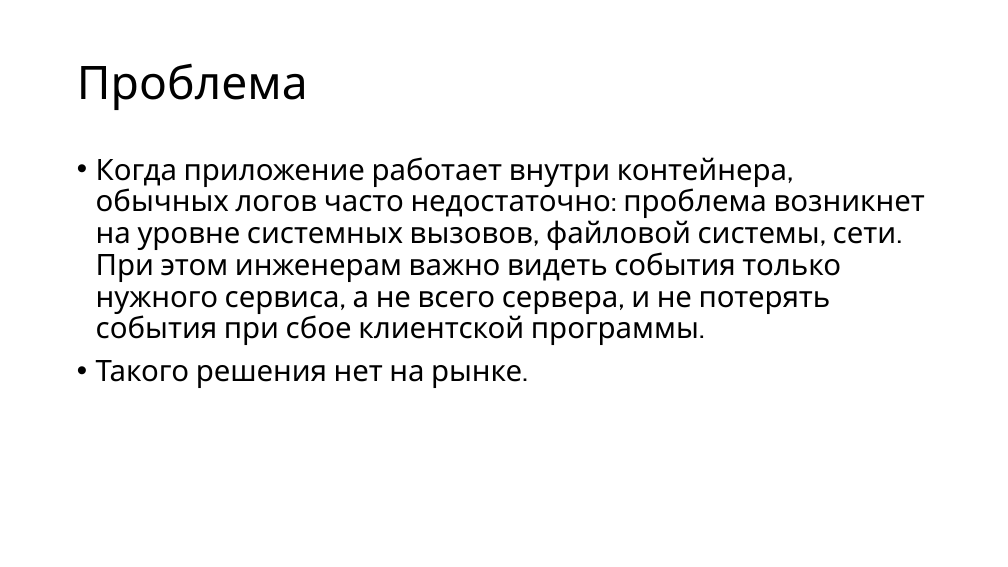
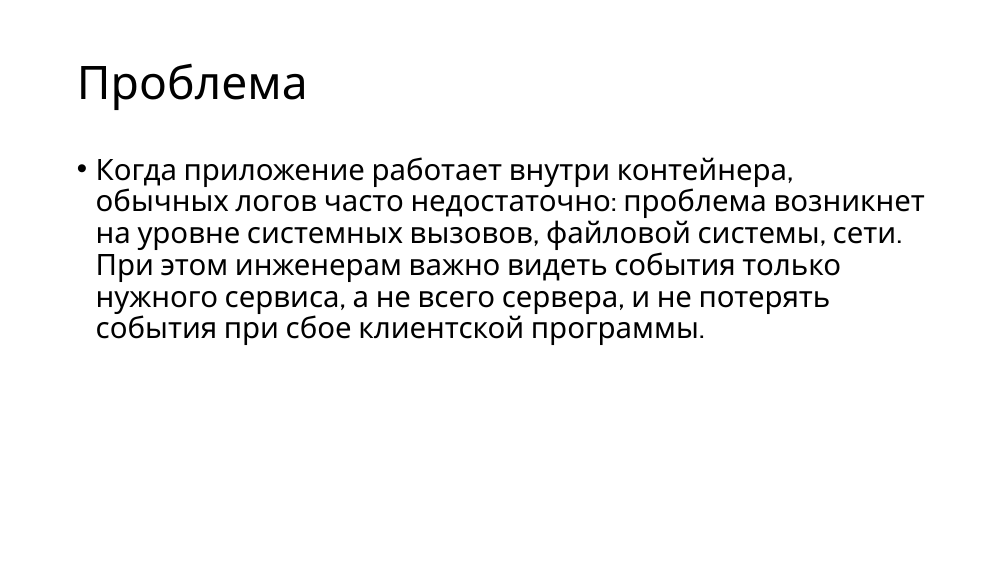
Before and after one commit to LainIwakuras-father/TracerouteEvents, a slide deck: slide 2 of docs/Презентация обухов.pptx. Drawn at 1008x567 pixels with LibreOffice and Linux fonts; fonts in the diff are those of the drawing. Boxes give left, top, right and bottom in pixels: in the first picture for what was removed or moved away, otherwise in the second. Text is boxed around its words. In the diff, an @@ line names an element or a change of style, - is before the commit and + after.

```diff
--- a/docs/Презентация обухов.pptx
+++ b/docs/Презентация обухов.pptx
@@ text at (96, 360, 522, 388): paragraph removed @@
-• Такого решения нет на рынке.
```
Also in this commit, not shown: 3 other slides changed, 1 slide added, 1 other file.
